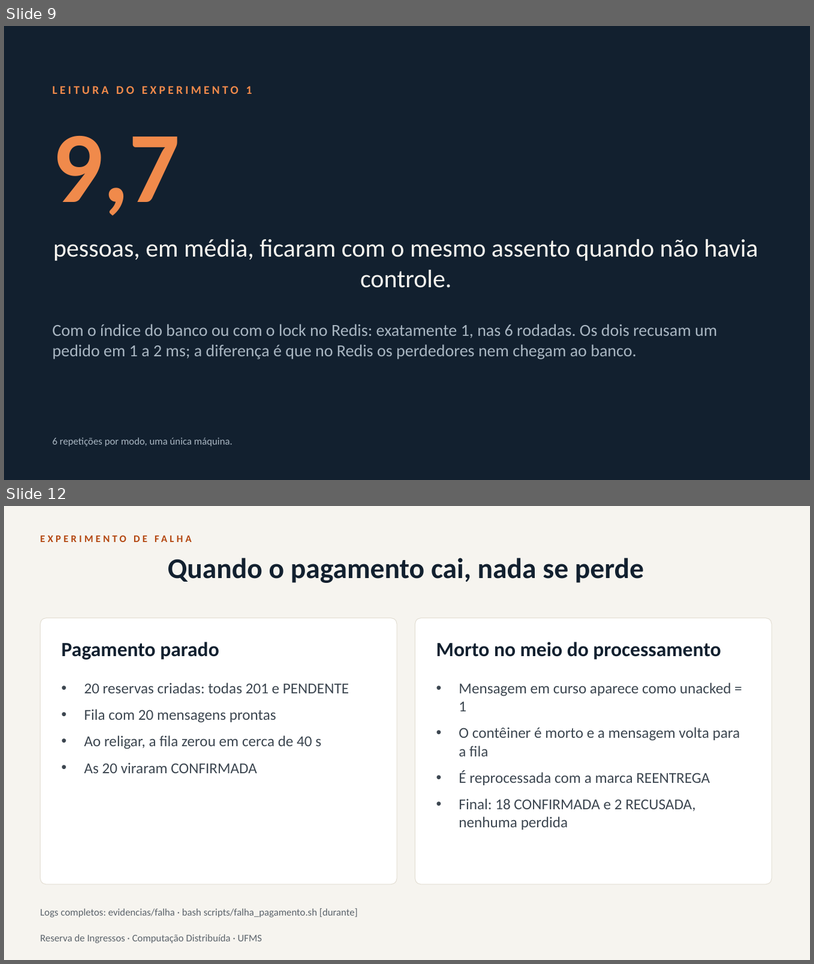
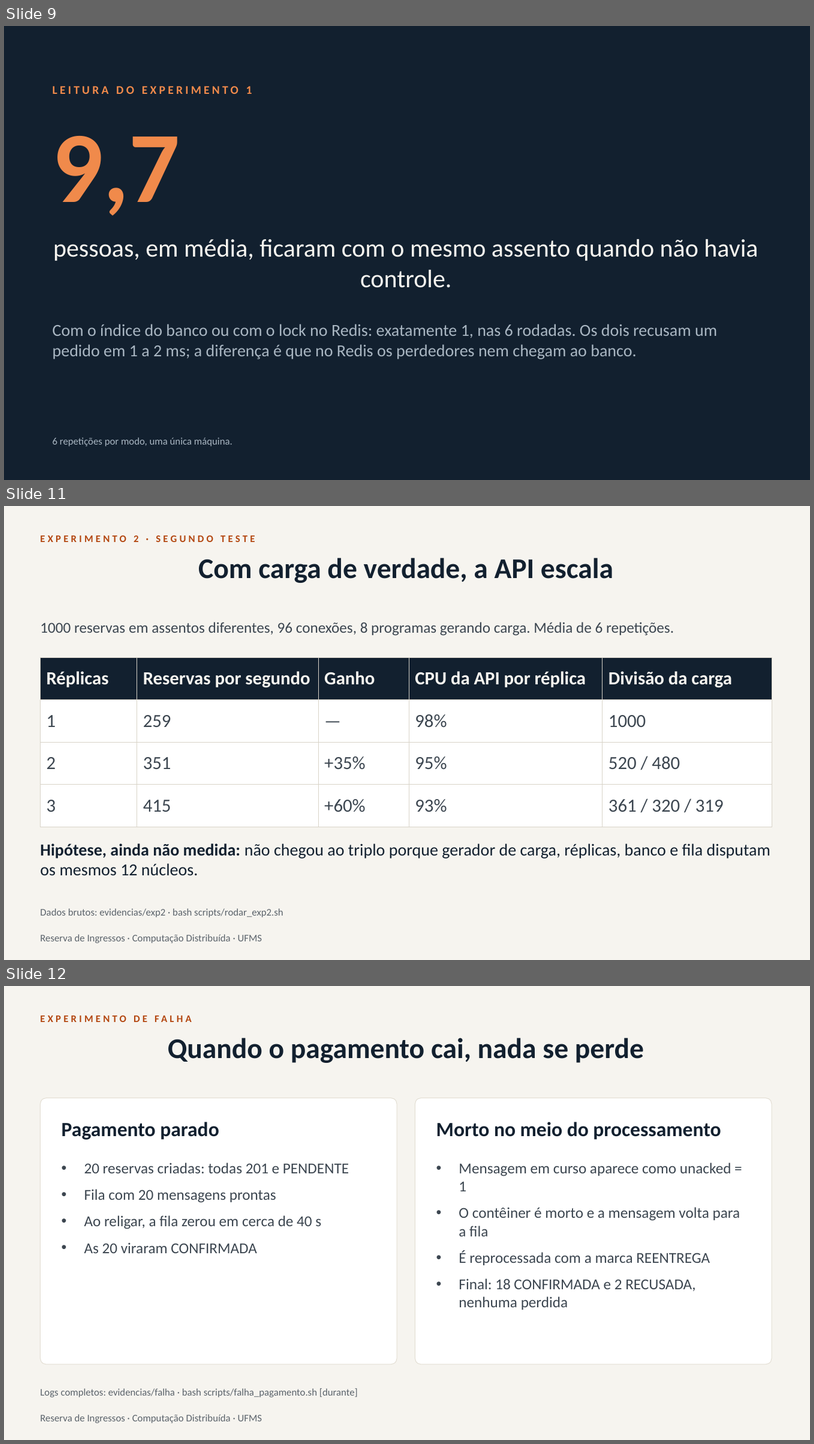
Before and after one commit to eliassilva21dt-tech/reserva-de-ingressos, a slide deck: docs/apresentacao.pptx. Shown one above the other, each under a label of ours: slides 9 and 12 before the commit, slides 9, 11 and 12 after it; the slides between them are not shown. The pictures are 814x964 and 814x1444 pixels, drawn with LibreOffice and Linux fonts; fonts in the diff are those of the drawing. Boxes give left, top, right and bottom in pixels: in the first picture for what was removed or moved away, otherwise in the second. Text is boxed around its words. In the diff, an @@ line names an element or a change of style, - is before the commit and + after.

```diff
--- a/docs/apresentacao.pptx
+++ b/docs/apresentacao.pptx
@@ slide 11 added at (4, 506, 810, 960), background #F6F4EF; not listed: 1 template element that a slide beside it also shows @@
@@ text added at (40, 535, 255, 542), 12 pt, text #B3460F, bold @@
+EXPERIMENTO 2 · SEGUNDO TESTE
@@ title added at (198, 558, 614, 583), 34 pt, text #12202F, bold @@
+Com carga de verdade, a API escala
@@ text added at (40, 622, 674, 636), 18 pt, text #3C4650 @@
+1000 reservas em assentos diferentes, 96 conexões, 8 programas gerando carga. Média de 6 repetições.
@@ table added at (40, 657, 772, 826), 4 rows, 5 columns @@
+Réplicas | Reservas por segundo | Ganho | CPU da API por réplica | Divisão da carga
+1 | 259 | — | 98% | 1000
+2 | 351 | +35% | 95% | 520 / 480
+3 | 415 | +60% | 93% | 361 / 320 / 319
@@ text added at (40, 843, 771, 876), 20 pt, text #12202F @@
+Hipótese, ainda não medida: não chegou ao triplo porque gerador de carga, réplicas, banco e fila disputam os mesmos 12 núcleos.
@@ text added at (40, 908, 283, 917), 12 pt, text #5B636B @@
+Dados brutos: evidencias/exp2 · bash scripts/rodar_exp2.sh
```
Also in this commit, not shown: 2 slides changed, 1 slide removed, 3 other files.
